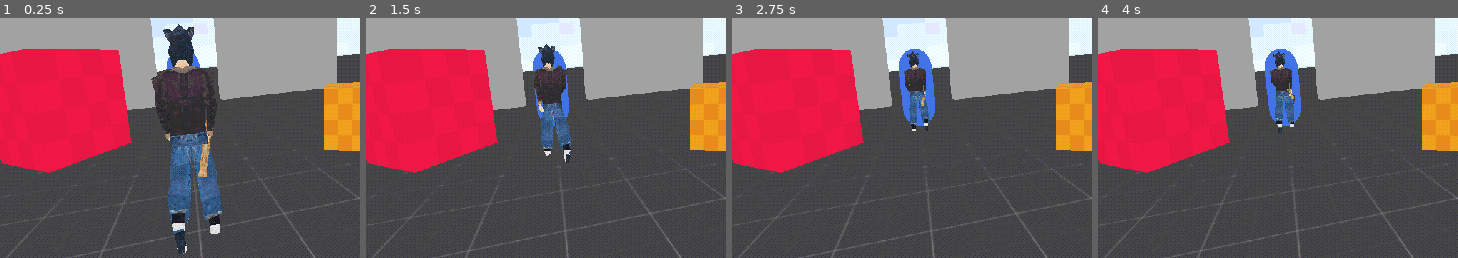
Above: before the commit, frames 1-4 (left to right).
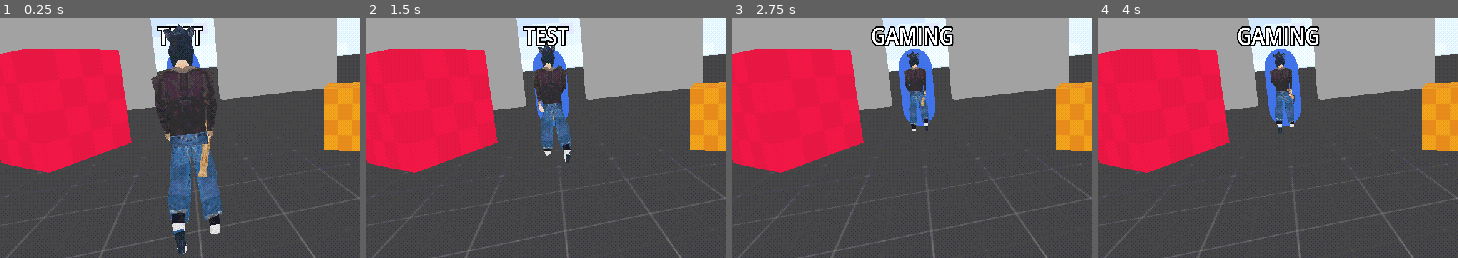
Above: after the commit, the same moments.

Repository: bluebanana21/boar-man
Game: Godot game, scene res://scenes/world.tscn
Same seed, same stepped clock (60 frames per second), same inputs: the game is played once before the commit and once after it.
Inputs (mouse positions are % of the whole screen's width and height, from its top left):
- Up to frame 1 (0.25 s): no input
- Up to frame 2 (1.5 s): move the mouse to (56, 50) at 0.52 s; hold W (forward) from 0.53 s (still down); click (56, 50) at 0.6 s; move the mouse to (45, 50) at 1.27 s; click (45, 50) at 1.35 s
- Up to frame 3 (2.75 s): keep holding W (forward); move the mouse to (52, 48) at 2.02 s; click (52, 48) at 2.1 s
- Up to frame 4 (4 s): keep holding W (forward); move the mouse to (49, 52) at 2.77 s; click (49, 52) at 2.85 s; move the mouse to (57, 51) at 3.52 s; click (57, 51) at 3.6 s
The pictures show only the part of the screen within x 17-67%, y 27-77%; the shares and areas given below are measured in that part.

The runs differ from the first frame. In frame 1, 0.2% of the frame differs, in the area x 43-57%, y 3-12%; in frame 2, 0.5%; in frame 3, 1.1%, in the area x 38-62%, y 3-12%; in frame 4, 1.1%.

Commit message:
victim-text

Diff:
--- a/scenes/player.tscn
+++ b/scenes/player.tscn
@@ -328,21 +328,21 @@
 bones/7/rest = Transform3D(0.113638, 0.985997, -0.122047, 0.0751962, 0.113954, 0.990636, 0.990672, -0.121751, -0.0611938, 0.0183, 0.19039, -0.00355813)
 bones/7/enabled = true
 bones/7/position = Vector3(0.0183, 0.19039, -0.00355813)
-bones/7/rotation = Quaternion(-0.460109, -0.576632, -0.464741, 0.489705)
+bones/7/rotation = Quaternion(-0.537168, -0.48648, -0.401371, 0.560079)
 bones/7/scale = Vector3(1, 0.999999, 1)
 bones/8/name = "upper_arm.L"
 bones/8/parent = 7
 bones/8/rest = Transform3D(0.0983943, 0.0802588, 0.991906, -0.995052, -0.00588488, 0.0991825, 0.0137976, -0.996756, 0.0792827, -0.00175682, 0.181514, -0.0238596)
 bones/8/enabled = true
 bones/8/position = Vector3(-0.00175682, 0.181514, -0.0238596)
-bones/8/rotation = Quaternion(-0.423847, 0.316158, -0.581521, 0.618249)
+bones/8/rotation = Quaternion(-0.588014, 0.610725, -0.347792, 0.400369)
 bones/8/scale = Vector3(1, 0.999999, 1)
 bones/9/name = "forearm.L"
 bones/9/parent = 8
 bones/9/rest = Transform3D(0.93602, 0.187783, 0.297666, -0.00810107, 0.857038, -0.51519, -0.351855, 0.479816, 0.803725, -5.58794e-09, 0.278044, -8.84756e-09)
 bones/9/enabled = true
 bones/9/position = Vector3(-5.58794e-09, 0.278044, -8.84756e-09)
-bones/9/rotation = Quaternion(0.201176, 0.0471011, -0.28442, 0.93617)
+bones/9/rotation = Quaternion(0.141952, 0.150522, -0.111137, 0.97203)
 bones/9/scale = Vector3(1, 1, 1)
 bones/10/name = "hand.L"
 bones/10/parent = 9
@@ -356,21 +356,21 @@
 bones/11/rest = Transform3D(0.113638, -0.985997, 0.122047, -0.0751966, 0.113954, 0.990636, -0.990672, -0.121752, -0.0611941, -0.0183, 0.19039, -0.00355814)
 bones/11/enabled = true
 bones/11/position = Vector3(-0.0183, 0.19039, -0.00355814)
-bones/11/rotation = Quaternion(-0.542261, 0.479526, 0.39643, 0.564669)
+bones/11/rotation = Quaternion(-0.478545, 0.557321, 0.451286, 0.506683)
 bones/11/scale = Vector3(1, 1, 1)
 bones/12/name = "upper_arm.R"
 bones/12/parent = 11
 bones/12/rest = Transform3D(0.0983939, -0.0802586, -0.991906, 0.995052, -0.00588524, 0.0991822, -0.0137978, -0.996757, 0.0792824, 0.00175683, 0.181514, -0.0238595)
 bones/12/enabled = true
 bones/12/position = Vector3(0.00175683, 0.181514, -0.0238595)
-bones/12/rotation = Quaternion(-0.605299, -0.652762, 0.293791, 0.34814)
+bones/12/rotation = Quaternion(-0.476632, -0.401335, 0.5318, 0.573533)
 bones/12/scale = Vector3(1, 1, 1)
 bones/13/name = "forearm.R"
 bones/13/parent = 12
 bones/13/rest = Transform3D(0.93602, -0.187783, -0.297666, 0.00810096, 0.857038, -0.51519, 0.351855, 0.479816, 0.803725, 2.79397e-08, 0.278044, 9.31323e-09)
 bones/13/enabled = true
 bones/13/position = Vector3(2.79397e-08, 0.278044, 9.31323e-09)
-bones/13/rotation = Quaternion(0.162254, -0.182748, 0.0522649, 0.968269)
+bones/13/rotation = Quaternion(0.41499, -0.0946655, 0.249844, 0.869712)
 bones/13/scale = Vector3(1, 1, 1)
 bones/14/name = "hand.R"
 bones/14/parent = 13
@@ -398,28 +398,28 @@
 bones/17/rest = Transform3D(0.981691, 0.187697, -0.0324336, 0.190457, -0.969817, 0.152254, -0.00287693, -0.155644, -0.987809, 0.098, 0.0675742, 0.0156842)
 bones/17/enabled = true
 bones/17/position = Vector3(0.098, 0.0675742, 0.0156842)
-bones/17/rotation = Quaternion(0.956974, 0.095124, 0.0102846, -0.273947)
+bones/17/rotation = Quaternion(0.971605, 0.088485, -0.0363986, 0.216401)
 bones/17/scale = Vector3(1, 1, 1)
 bones/18/name = "shin.L"
 bones/18/parent = 17
 bones/18/rest = Transform3D(0.985935, -0.163665, 0.033846, 0.163582, 0.986516, 0.00519947, -0.0342406, 0.000410266, 0.999413, 1.28057e-09, 0.307797, -9.31323e-10)
 bones/18/enabled = true
 bones/18/position = Vector3(1.28057e-09, 0.307797, -9.31323e-10)
-bones/18/rotation = Quaternion(0.141219, 0.0321574, 0.0790593, 0.986292)
+bones/18/rotation = Quaternion(0.183187, 0.036531, 0.0778353, 0.979311)
 bones/18/scale = Vector3(1, 1, 0.999999)
 bones/19/name = "foot.L"
 bones/19/parent = 18
 bones/19/rest = Transform3D(0.999699, -0.00270438, -0.0244004, 0.0244846, 0.182216, 0.982954, 0.00178785, -0.983255, 0.182227, -1.07393e-08, 0.382628, 1.88302e-08)
 bones/19/enabled = true
 bones/19/position = Vector3(-1.07393e-08, 0.382628, 1.88302e-08)
-bones/19/rotation = Quaternion(-0.549058, -0.00746988, 0.00974144, 0.835694)
+bones/19/rotation = Quaternion(-0.593446, -0.00798581, 0.00932323, 0.80478)
 bones/19/scale = Vector3(1, 1, 1)
 bones/20/name = "toe.L"
 bones/20/parent = 19
 bones/20/rest = Transform3D(-1, 4.53409e-08, 1.45115e-07, 6.81997e-09, 0.966911, -0.255113, -1.5188e-07, -0.255113, -0.966911, 2.30175e-09, 0.159298, 6.10605e-08)
 bones/20/enabled = true
 bones/20/position = Vector3(2.30175e-09, 0.159298, 6.10605e-08)
-bones/20/rotation = Quaternion(-1.25816e-08, 0.91664, -0.399714, 1.3967e-07)
+bones/20/rotation = Quaternion(-8.27379e-08, 0.976261, -0.216598, 1.10346e-07)
 bones/20/scale = Vector3(1, 1, 1)
 bones/21/name = "heel.02.L"
 bones/21/parent = 19
@@ -433,28 +433,28 @@
 bones/22/rest = Transform3D(0.981694, -0.187697, 0.0324296, -0.190457, -0.969817, 0.152255, 0.00287289, -0.155644, -0.987811, -0.098, 0.0675742, 0.0156841)
 bones/22/enabled = true
 bones/22/position = Vector3(-0.098, 0.0675742, 0.0156841)
-bones/22/rotation = Quaternion(0.980017, -0.0899693, 0.0325555, 0.174394)
+bones/22/rotation = Quaternion(0.978698, -0.0956713, -0.00118905, -0.181649)
 bones/22/scale = Vector3(1, 1, 1)
 bones/23/name = "shin.R"
 bones/23/parent = 22
 bones/23/rest = Transform3D(0.985935, 0.163664, -0.0338455, -0.163582, 0.986516, 0.00520045, 0.0342403, 0.000409221, 0.999414, -1.00117e-08, 0.307797, 9.31323e-09)
 bones/23/enabled = true
 bones/23/position = Vector3(-1.00117e-08, 0.307797, 9.31323e-09)
-bones/23/rotation = Quaternion(0.069587, -0.0246194, -0.0808017, 0.993993)
+bones/23/rotation = Quaternion(0.23831, -0.0422265, -0.075993, 0.96729)
 bones/23/scale = Vector3(1, 1, 1)
 bones/24/name = "foot.R"
 bones/24/parent = 23
 bones/24/rest = Transform3D(0.999699, 0.00270235, 0.0243995, -0.0244834, 0.182218, 0.982953, -0.00178974, -0.983254, 0.182229, -2.28465e-08, 0.382627, 8.09086e-09)
 bones/24/enabled = true
 bones/24/position = Vector3(-2.28465e-08, 0.382627, 8.09086e-09)
-bones/24/rotation = Quaternion(-0.639385, 0.00851641, -0.00884045, 0.768789)
+bones/24/rotation = Quaternion(-0.722335, 0.0094632, -0.00781859, 0.691434)
 bones/24/scale = Vector3(1, 1, 1)
 bones/25/name = "toe.R"
 bones/25/parent = 24
 bones/25/rest = Transform3D(-1, -2.02669e-07, -6.01546e-07, -4.25013e-08, 0.966911, -0.255113, 6.33345e-07, -0.255113, -0.966911, -7.25345e-09, 0.159298, 5.70291e-08)
 bones/25/enabled = true
 bones/25/position = Vector3(-7.25345e-09, 0.159298, 5.70291e-08)
-bones/25/rotation = Quaternion(-6.18059e-08, 0.991693, -0.128625, -3.11309e-07)
+bones/25/rotation = Quaternion(-3.54319e-07, 0.976686, -0.214673, -2.83886e-07)
 bones/25/scale = Vector3(1, 1, 1)
 bones/26/name = "heel.02.R"
 bones/26/parent = 24
@@ -469,7 +469,7 @@
 skin = SubResource("Skin_csxyf")
 
 [node name="BoneAttachment3D" type="BoneAttachment3D" parent="metarig/Skeleton3D"]
-transform = Transform3D(-0.9919, 0.113689, -0.0566405, -0.0782906, -0.898378, -0.43219, -0.10002, -0.424255, 0.900002, -0.204746, 0.235363, -0.36819)
+transform = Transform3D(-0.860209, 0.496861, -0.114759, -0.374399, -0.462576, 0.803648, 0.346217, 0.73427, 0.583936, -0.138613, 0.272155, 0.169319)
 bone_name = "hand.R"
 bone_idx = 14
 
--- a/scenes/victim.tscn
+++ b/scenes/victim.tscn
@@ -19,3 +19,12 @@
 [node name="CSGMesh3D" type="CSGMesh3D" parent="."]
 mesh = SubResource("CapsuleMesh_hh65e")
 material = SubResource("StandardMaterial3D_frs03")
+
+[node name="Label3D" type="Label3D" parent="."]
+transform = Transform3D(1, 0, 0, 0, 1, 0, 0, 0, 1, 0, 1.32668, 0)
+billboard = 1
+texture_filter = 0
+text = "test"
+font_size = 120
+outline_size = 30
+uppercase = true
--- a/scenes/world.tscn
+++ b/scenes/world.tscn
@@ -125,6 +125,8 @@
 size = Vector2i(1152, 648)
 render_target_update_mode = 4
 
+[node name="ComboManager" type="Node3D" parent="SubViewportContainer/SubViewport"]
+
 [node name="DirectionalLight3D" type="DirectionalLight3D" parent="SubViewportContainer/SubViewport"]
 transform = Transform3D(-0.866025, -0.433013, 0.25, 0, 0.5, 0.866025, -0.5, 0.75, -0.433013, 0, 0, 0)
 visible = false
--- a/scripts/victim.gd
+++ b/scripts/victim.gd
@@ -1,12 +1,15 @@
 extends CharacterBody3D
 
+@onready var victim_label = $Label3D
 
-const SPEED = 5.0
-const JUMP_VELOCITY = 4.5
+const SPEED: float = 5.0
+const JUMP_VELOCITY: float = 4.5
+var combo_points: int = 100
 
 
 func _physics_process(delta: float) -> void:
 	pass
 
 func damage() -> void:
+	victim_label.text = "gaming"
 	print("victim dead")
